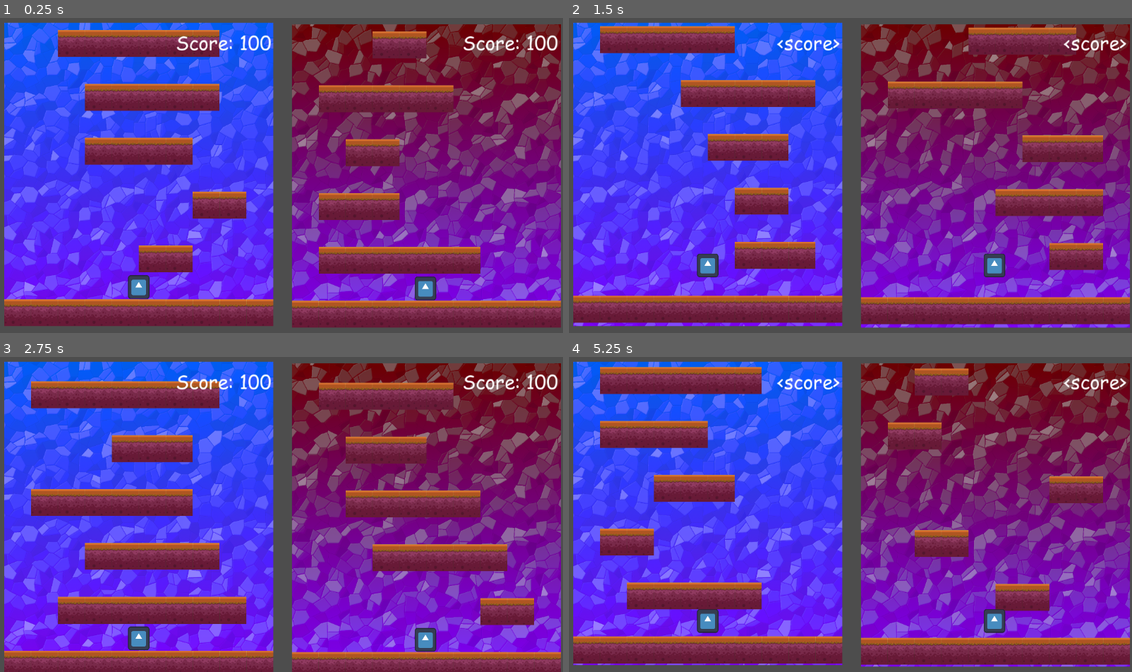
Above: before the commit, frames 1-4 (two rows, left to right).
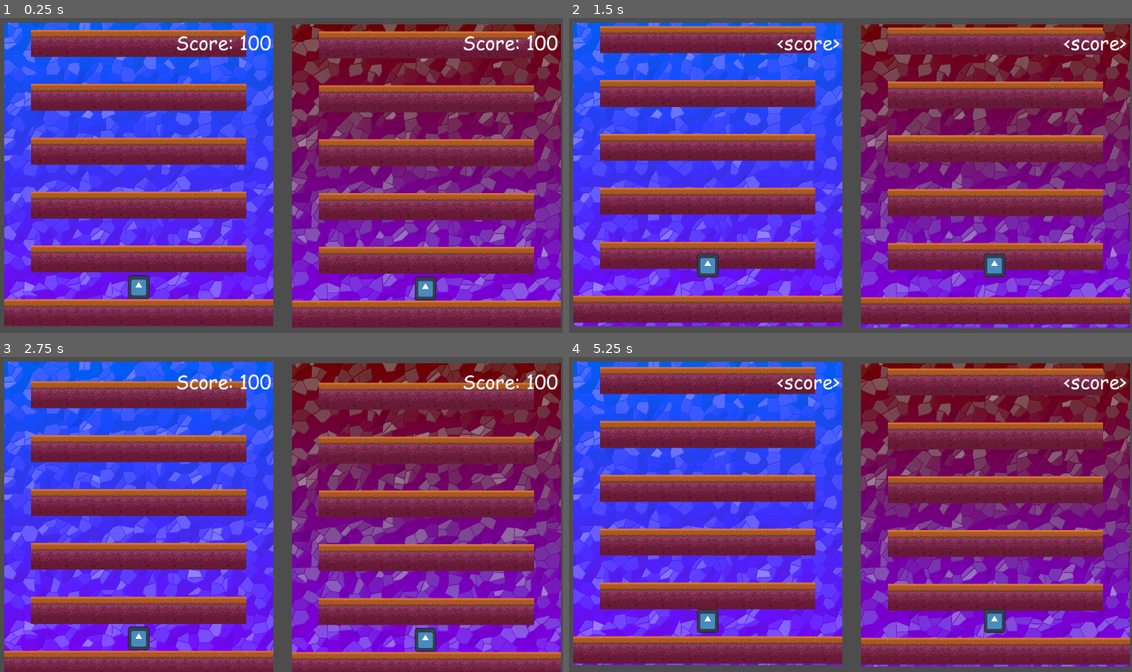
Above: after the commit, the same moments.

Repository: LegacyMD/xd_tower
Game: Godot game, scene res://scenes/root_scene.tscn
Two runs of this game, one before a commit and one after it. Both use one fixed random seed, a clock stepped at 60 frames per second and the inputs below. The engine's default icon, where the game draws it, is replaced by a stand-in: a white triangle on a blue panel in a dark square.
Inputs:
- Up to frame 1 (0.25 s): no input
- Up to frame 2 (1.5 s): hold R 0.53-1.28 s; tap R at 1.35 s
- Up to frame 3 (2.75 s): hold R from 2.03 s (still down)
- Up to frame 4 (5.25 s): release R at 2.78 s; tap R at 2.85, 4.35 s; hold R 3.53-4.28 s; hold R from 5.03 s (still down)

The runs differ from the first frame. In frame 1, 17% of the frame differs, in the area x 5-95%, y 3-90%; in frame 2, 17%; in frame 3, 13%; in frame 4, 20%, in the area x 5-95%, y 3-89%.

Commit message:
TEMP: call signal inflicted not working

Diff:
--- a/scenes/effect.gd
+++ b/scenes/effect.gd
@@ -2,7 +2,8 @@
 
 class_name Effect
 
-signal effect_gathered(effect_type)
+signal effectGathered(affected_player_idx : int)
+signal effectInflicted(affected_player_idx : int, effect : Effect.EffectType)
 
 enum EffectType {
     None,
@@ -11,9 +12,20 @@
     TwistMovingDirections
 }
 
+func _get_other_player_idx(player_idx: int) -> int:
+    return not player_idx
+
 func _on_player_entered(body):
-    print("Player %s gathered effect" % body.name)
+    var player_idx = body.player_idx
+    var enemy_player_idx = _get_other_player_idx(player_idx)
+    print("Player %d gathered effect" % player_idx)
+
+    print(effectGathered.get_connections())
+    print(effectInflicted.get_connections())
 
     var effect_type = EffectType.keys()[randi() % EffectType.size()]
-    effect_gathered.emit(effect_type)
+    effectGathered.emit(player_idx)
+    print(effectInflicted.get_connections())
+    effectInflicted.emit(enemy_player_idx, effect_type)
+    print(effectInflicted.get_connections())
     queue_free() # Remove from the tree
--- a/scenes/effect_spawner.gd
+++ b/scenes/effect_spawner.gd
@@ -1,10 +1,4 @@
 extends Node2D
-
-
-# Called when the node enters the scene tree for the first time.
-func _ready():
-    pass # Replace with function body.
-
 
 # Called every frame. 'delta' is the elapsed time since the previous frame.
 func _process(delta):
@@ -22,13 +16,16 @@
         return
 
     var effect = preload("res://scenes/effect.tscn")
+    var view = get_node("../%s" % view_name)
 
     var instance = effect.instantiate()
     instance.position.x = _generate_x_pos(x_beg, x_end)
     instance.position.y = y_position
     instance.name = "Effect_y%d" % [int(y_position)]
 
+    var player = view.find_child("Player")
+    player.connect_gathered_signal(instance.effectGathered)
+    var enemy = view.the_other_view.find_child("Player")
+    enemy.connect_inflict_signal(instance.effectInflicted)
     var container = get_node("../%s/PlatformContainer" % view_name)
     container.add_child(instance)
-    #return instance
-    #print(x_beg, x_end, y_position)
--- a/scenes/global_settings.gd
+++ b/scenes/global_settings.gd
@@ -1,7 +1,7 @@
 extends Node
 
 var TILE_SIZE : int = 96
-var MIN_ROW_LENGTH: int = 2
-var EFFECT_SPAWN_CHANCE: float = 0.2
+var MIN_ROW_LENGTH: int = 10
+var EFFECT_SPAWN_CHANCE: float = 1.0
 
 const DISABLE_WINNING : bool = true
--- a/scenes/player.gd
+++ b/scenes/player.gd
@@ -20,6 +20,12 @@
 const score_for_new_effect = 500
 
 var active_effect = Effect.EffectType.None
+
+func connect_gathered_signal(gathered_signal):
+    gathered_signal.connect(_on_effect_gathered)
+
+func connect_inflict_signal(inflict_signal):
+    inflict_signal.connect(_on_effect_inflicted)
 
 func _input(event):
     var just_pressed = event.is_pressed() and not event.is_echo()
@@ -101,6 +107,17 @@
     score += value
     score_changed.emit(score)
 
+func _on_effect_gathered(affected_player_idx : int):
+    # If the player isn't the affected one, skip
+    if player_idx != affected_player_idx:
+        return
+    add_score(500)
+
+func _on_effect_inflicted(affected_player_idx : int, effect : Effect.EffectType):
+    if player_idx != affected_player_idx:
+        return
+    _enable_effect(effect)
+
 func _enable_effect(effect : Effect.EffectType):
     active_effect = effect
 
--- a/scenes/player_view.gd
+++ b/scenes/player_view.gd
@@ -1,6 +1,7 @@
 extends Node2D
 
 @onready var background_rect = $Background.get_rect()
+var the_other_view = null
 
 var scroll_speed = 60
 
--- a/scenes/root_scene.gd
+++ b/scenes/root_scene.gd
@@ -1,7 +1,8 @@
 extends Node2D
 
 func _ready():
-    pass
+    $PlayerView.the_other_view = $PlayerView2
+    $PlayerView2.the_other_view = $PlayerView
 
 func _process(delta):
     pass
